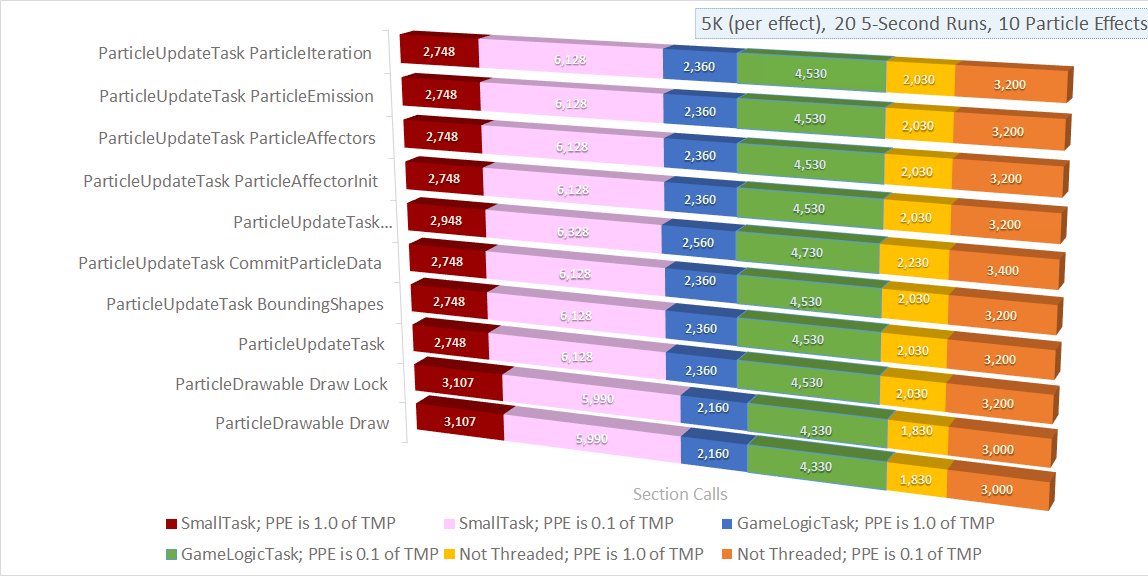
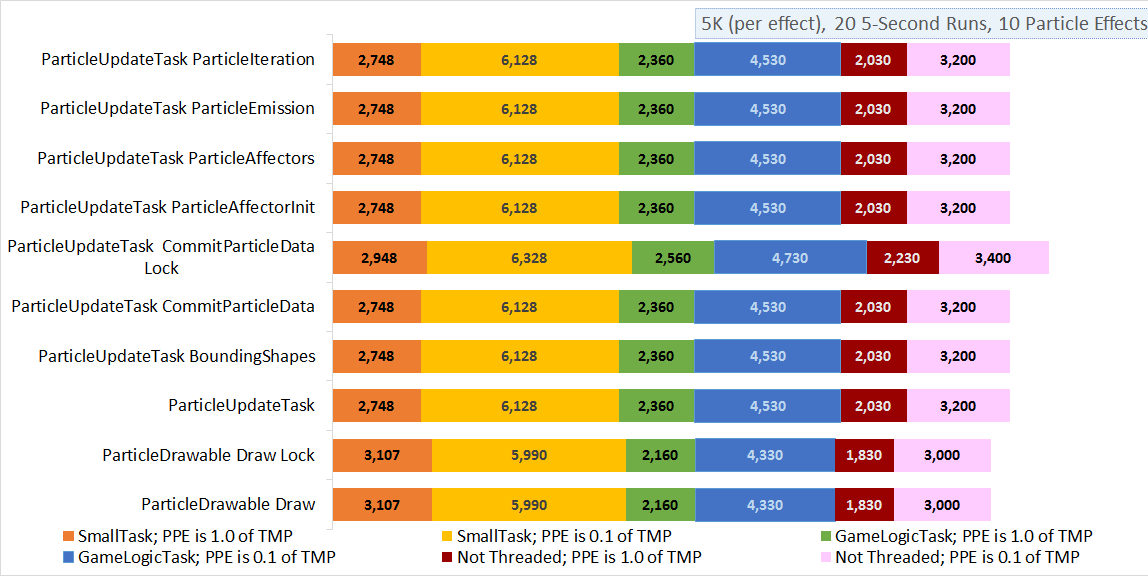
The second (1148, 576) image is a revision of the first. Changes to its layers:
added layer "Layer 5" above "Layer 4" over (8, 29, 1093, 566)
added layer "Layer 4" above "Layer 3" over (8, 29, 1093, 566)
